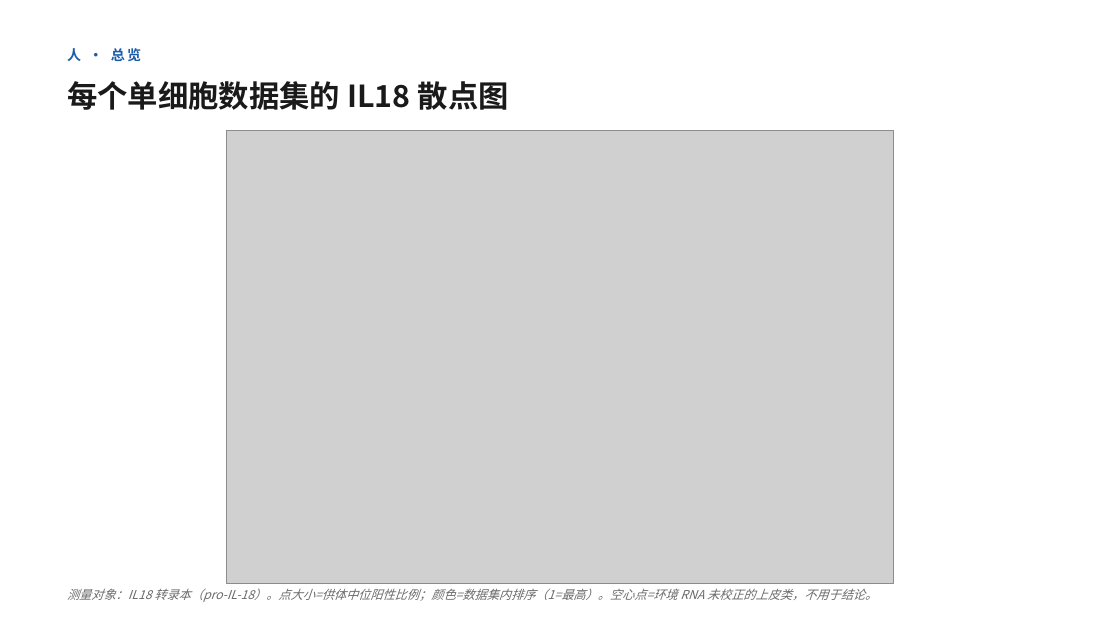
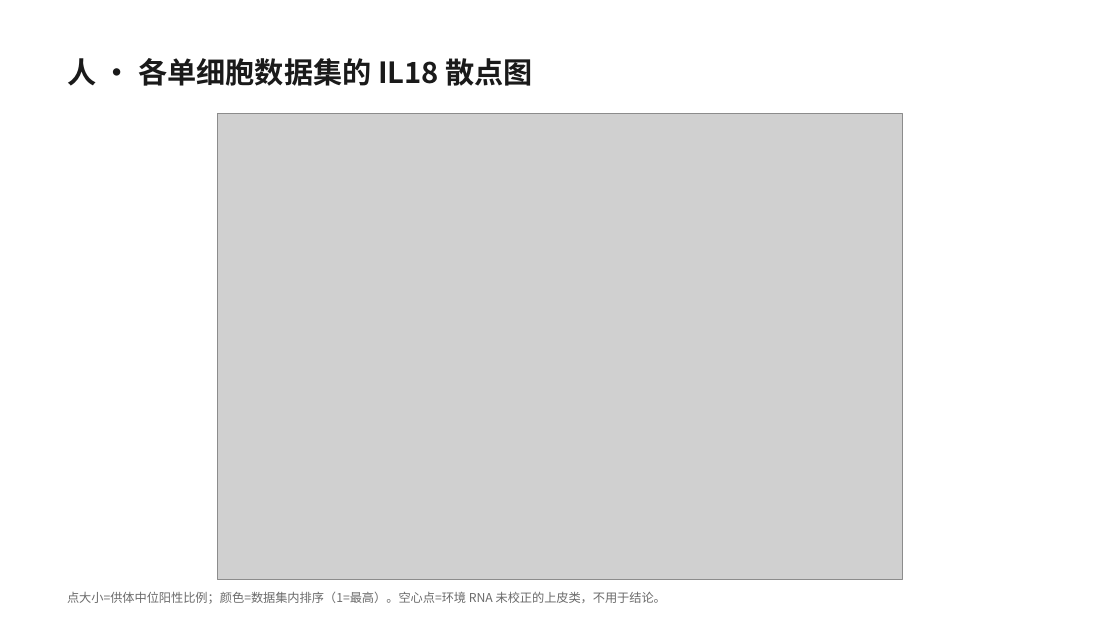
Before and after one commit to 7c96bzczcj-prog/aaa, a slide deck: slide 4 of il18_lung/IL18_lung_celltype.pptx. Drawn at 1120x630 pixels with LibreOffice and Linux fonts; fonts in the diff are those of the drawing; grey boxes stand for pictures. Boxes give left, top, right and bottom in pixels: in the first picture for what was removed or moved away, otherwise in the second. Text is boxed around its words. In the diff, an @@ line names an element or a change of style, - is before the commit and + after.

```diff
--- a/il18_lung/IL18_lung_celltype.pptx
+++ b/il18_lung/IL18_lung_celltype.pptx
@@ text at bbox=[67, 58, 532, 86]: text changed; size 26 to 25 pt @@
-每个单细胞数据集的 IL18 散点图
+人 · 各单细胞数据集的 IL18 散点图
@@ text removed at bbox=[67, 48, 141, 61] @@
-人 · 总览
@@ picture: place and size @@
-picture at bbox=[227, 130, 893, 584]
+picture at bbox=[218, 113, 902, 580]
@@ text at bbox=[67, 591, 666, 604]: text changed; italic off @@
-测量对象：IL18 转录本（pro-IL-18）。点大小=供体中位阳性比例；颜色=数据集内排序（1=最高）。空心点=环境 RNA 未校正的上皮类，不用于结论。
+点大小=供体中位阳性比例；颜色=数据集内排序（1=最高）。空心点=环境 RNA 未校正的上皮类，不用于结论。
```
Also in this commit, not shown: 7 other slides changed, 2 slides removed.
